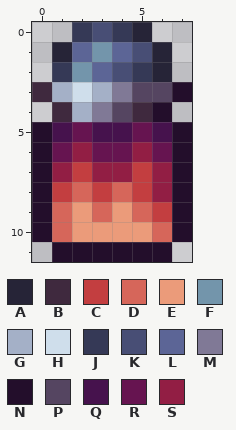
Two states of a pixel-art sprite, Items/Dyes/AbyssalWrathDye.png. This is how it looked before the edit.
The file is 16x24 pixels, drawn in blocks of 2x2; one block is one cell here.
Palette (. is transparent): A #262437  B #3f293e  C #c33e40  D #d6665a  E #eb9b7a  F #7395ab  G #a4b0c7  H #cfdeeb  J #353956  K #484e75  L #5c6596  M #807996  N #230e2b  P #554561  Q #46124d  R #661450  S #921e44
Pixels before, first column x 0:
 0 ..JKJA..
 1 .ALFLKA.
 2 .JFLKJA.
 3 BGHGMPPN
 4 .BGMPBN.
 5 NQRQQRQN
 6 NRSRRSRN
 7 NSCSSCSN
 8 NCDCDCSN
 9 NDEDEDCN
10 NDEEEEDN
11 .NNNNNN.
And afterwards:
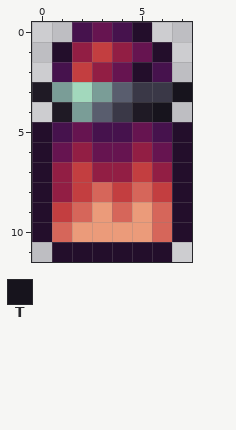
Colours new in this view: T #17141d
Edits made:
colour B: #3f293e -> #1f1a25
colour G: #a4b0c7 -> #7a9d97
colour H: #cfdeeb -> #a2d8bc
colour M: #807996 -> #595d6e
colour P: #554561 -> #3a3847
Changed rows in their new state; - is a pixel that keeps its letter.
first column x 1:
 0 -QRQN--
 1 NSCSRN-
 2 QCSRNQ-
 3 ------T
 4 -----T-
first column x 1:
 8 SCDCDC
 9 CDEDED
Where, in picture pixels (left, top, right, bottom), the same in both pictures:
changed: (32, 22, 192, 222)
